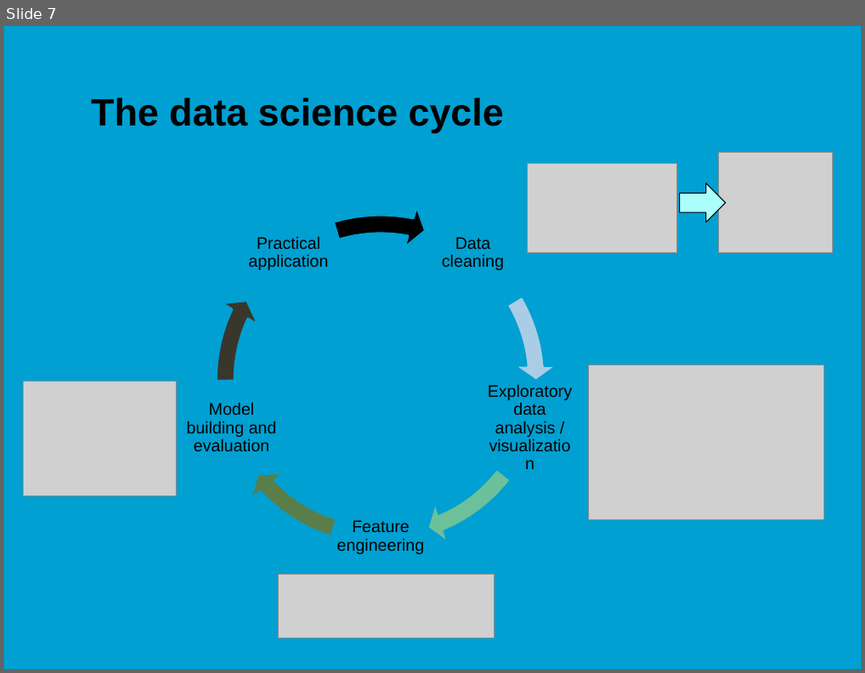
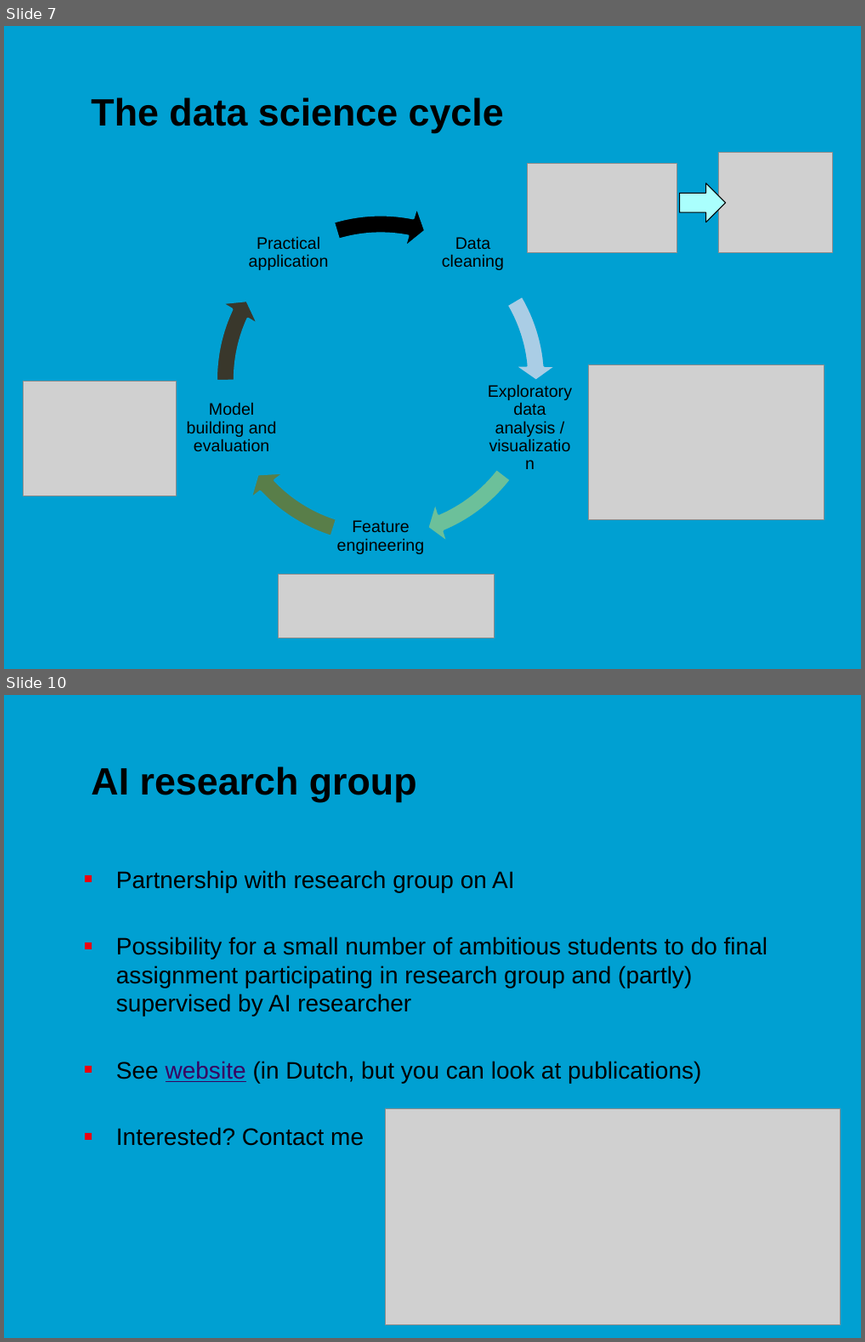
Before and after one commit to jonasmoons/data-driven-learning, a slide deck: slides/Week 1 - data and distributions.pptx. Shown one above the other, each under a label of ours: slide 7 before the commit, slides 7 and 10 after it; the slides between them are not shown. The pictures are 865x673 and 865x1342 pixels, drawn with LibreOffice and Linux fonts; fonts in the diff are those of the drawing; grey boxes stand for pictures; background and template pictures are left out. Boxes give left, top, right and bottom in pixels: in the first picture for what was removed or moved away, otherwise in the second. Text is boxed around its words. In the diff, an @@ line names an element or a change of style, - is before the commit and + after.

```diff
--- a/slides/Week 1 - data and distributions.pptx
+++ b/slides/Week 1 - data and distributions.pptx
@@ slide 10 added at (4,695,861,1338), background picture (left out) @@
@@ title added at (91,766,417,801), 32 pt, text #000000, bold @@
+AI research group
@@ text added at (116,870,767,1145), 20 pt, text #000000 @@
+■ Partnership with research group on AI
+■ Possibility for a small number of ambitious students to do final assignment participating in research group and (partly) supervised by AI researcher
+■ See website (in Dutch, but you can look at publications)
+■ Interested? Contact me
@@ picture added at (386,1109,840,1325) @@
```
Also in this commit, not shown: 6 slides changed, 1 other slide added, 1 slide removed, 5 other files.
